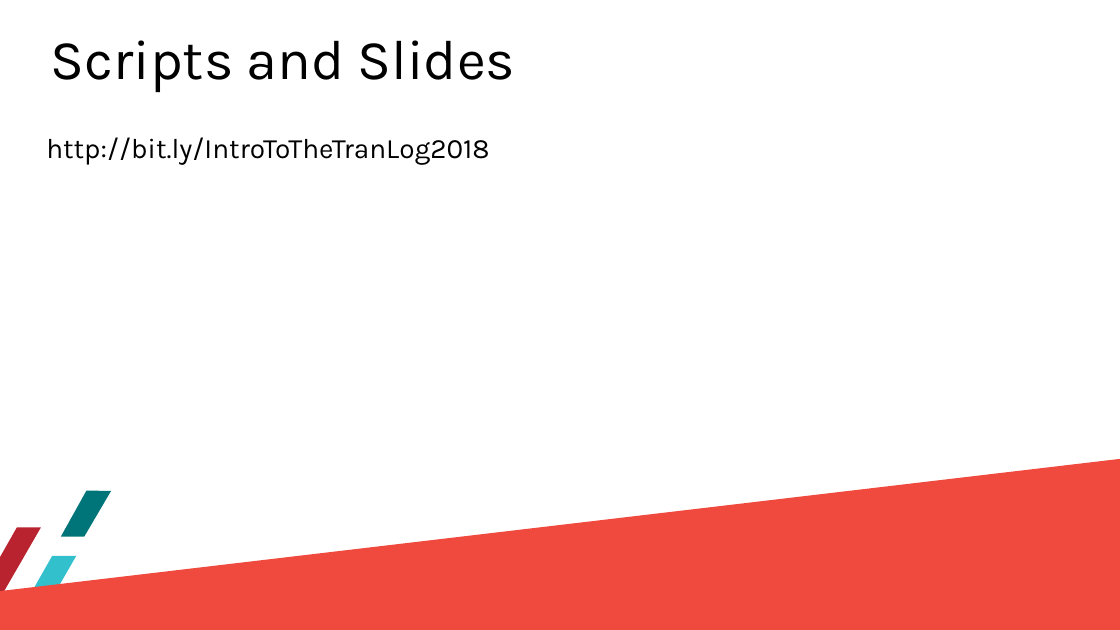
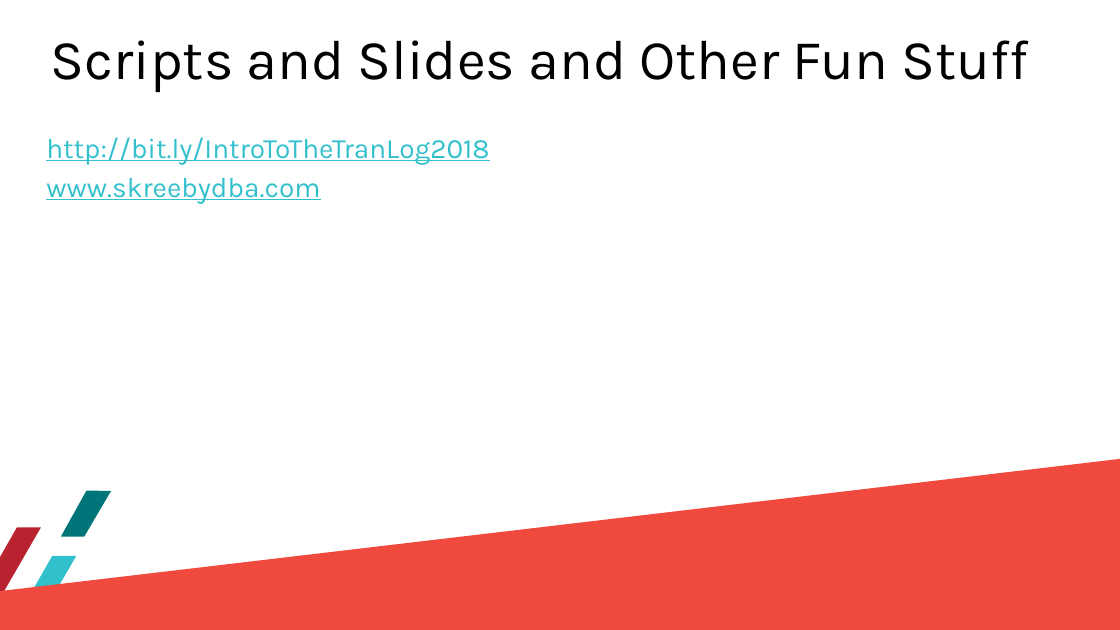
Before and after one commit to skreebydba/IntroToTheTranLog, a slide deck: slide 6 of TranLogDemoSummit/IntroToTheTranLogFinalDraft.pptx. Drawn at 1120x630 pixels with LibreOffice and Linux fonts; fonts in the diff are those of the drawing; background and template pictures are left out. Boxes give left, top, right and bottom in pixels: in the first picture for what was removed or moved away, otherwise in the second. Text is boxed around its words. In the diff, an @@ line names an element or a change of style, - is before the commit and + after.

```diff
--- a/TranLogDemoSummit/IntroToTheTranLogFinalDraft.pptx
+++ b/TranLogDemoSummit/IntroToTheTranLogFinalDraft.pptx
@@ title at (51,40,1029,92): text changed @@
-Scripts and Slides
+Scripts and Slides and Other Fun Stuff
@@ text at (46,137,489,165): text colour #000000 to #33C0CD, underline on in "http://bit.ly/IntroToTheTranLog2018" @@
@@ text at (46,178,320,204): paragraph added @@
+www.skreebydba.com
```
Also in this commit, not shown: 2 other slides changed.
